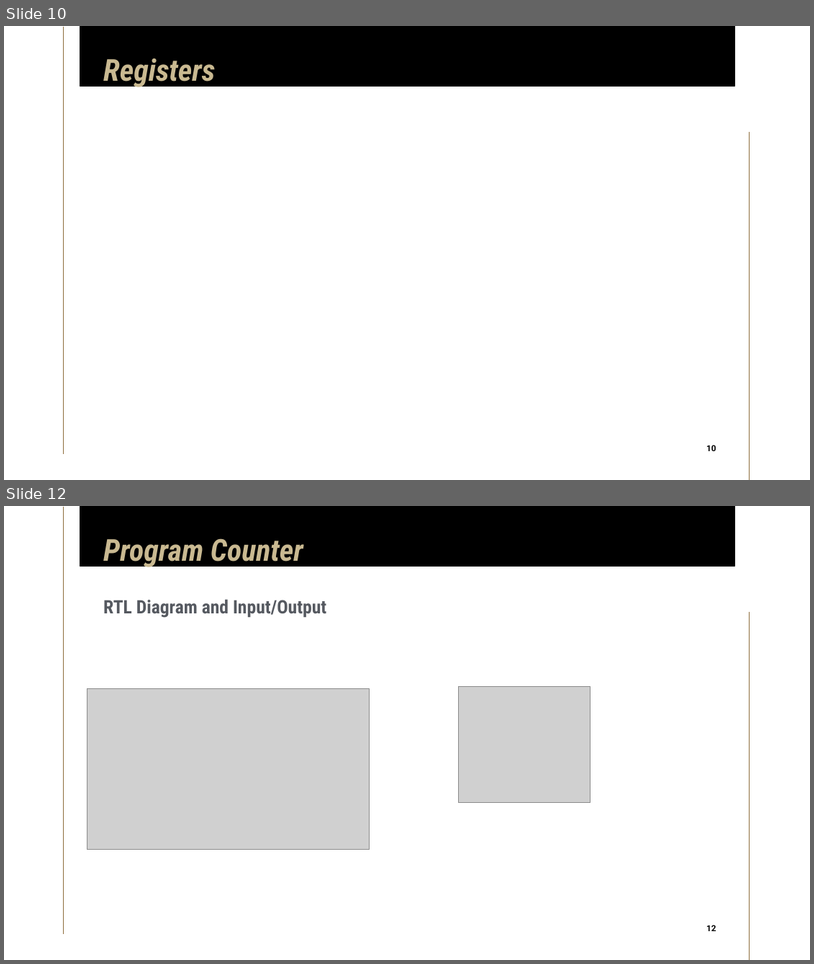
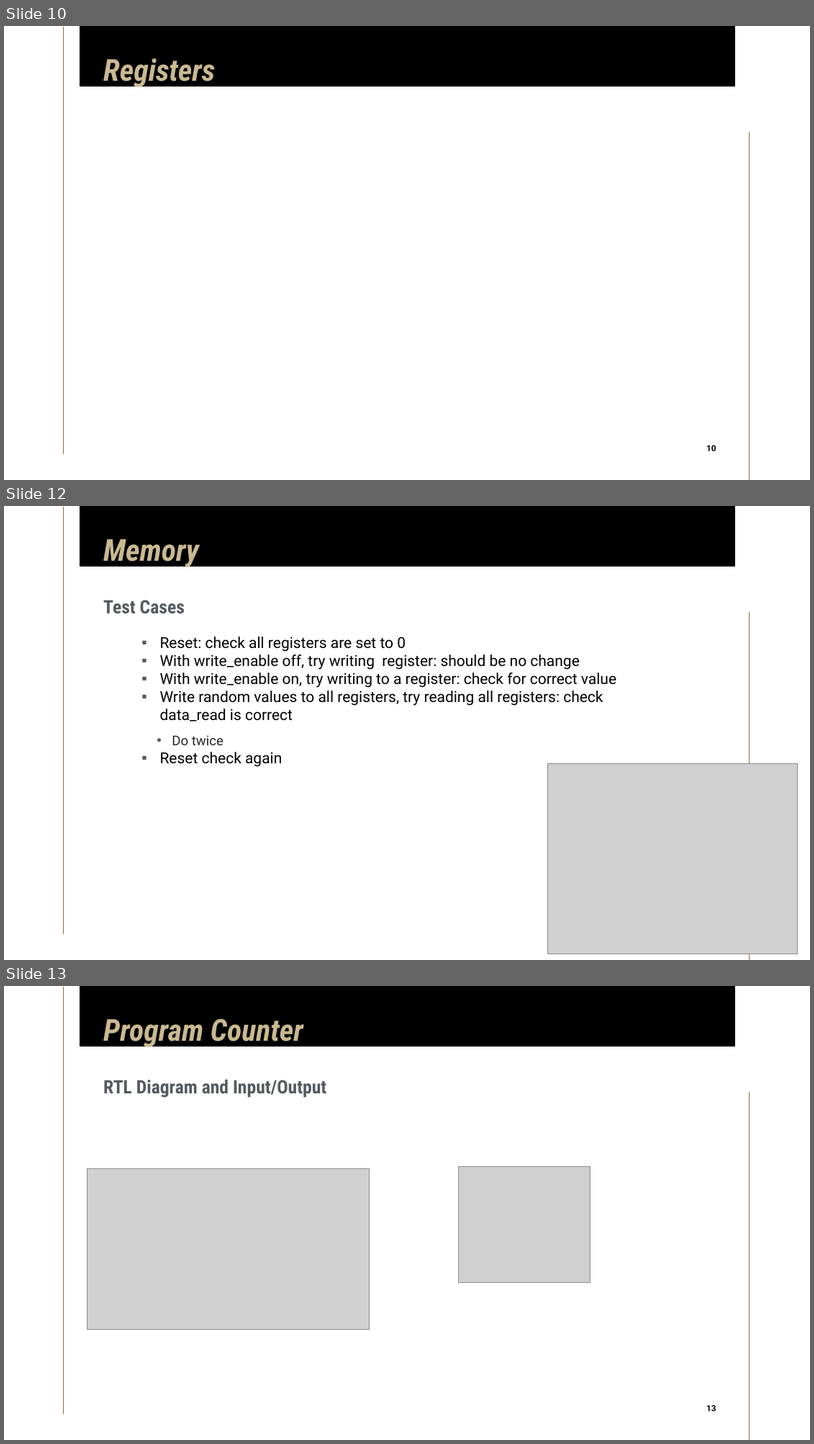
Before and after one commit to limichael246/STARS_2024, a slide deck: Project_Proposal.pptx. Shown one above the other, each under a label of ours: slides 10 and 12 before the commit, slides 10, 12 and 13 after it; the slides between them are not shown. The pictures are 814x964 and 814x1444 pixels, drawn with LibreOffice and Linux fonts; fonts in the diff are those of the drawing; grey boxes stand for pictures. Boxes give left, top, right and bottom in pixels: in the first picture for what was removed or moved away, otherwise in the second. Text is boxed around its words. In the diff, an @@ line names an element or a change of style, - is before the commit and + after.

Commit message:
register info added

```diff
--- a/Project_Proposal.pptx
+++ b/Project_Proposal.pptx
@@ slide 12 added at (4,506,810,960), background #FFFFFF; not listed: 3 template elements that a slide beside it also shows @@
@@ title added at (103,539,199,568), 36 pt, text #C9B991, bold, italic @@
+Memory
@@ subtitle added at (103,600,185,613), 22 pt, text #555960, bold @@
+Test Cases
@@ text added at (160,636,617,767), 18 pt, text #000000 @@
+▪ Reset: check all registers are set to 0
+▪ With write_enable off, try writing register: should be no change
+▪ With write_enable on, try writing to a register: check for correct value
+▪ Write random values to all registers, try reading all registers: check data_read is correct
+  • Do twice
+▪ Reset check again
@@ picture added at (548,763,797,954) @@
@@ what was slide 12 is now slide 13 @@
```
Also in this commit, not shown: 1 other slide added, 1 slide removed.
